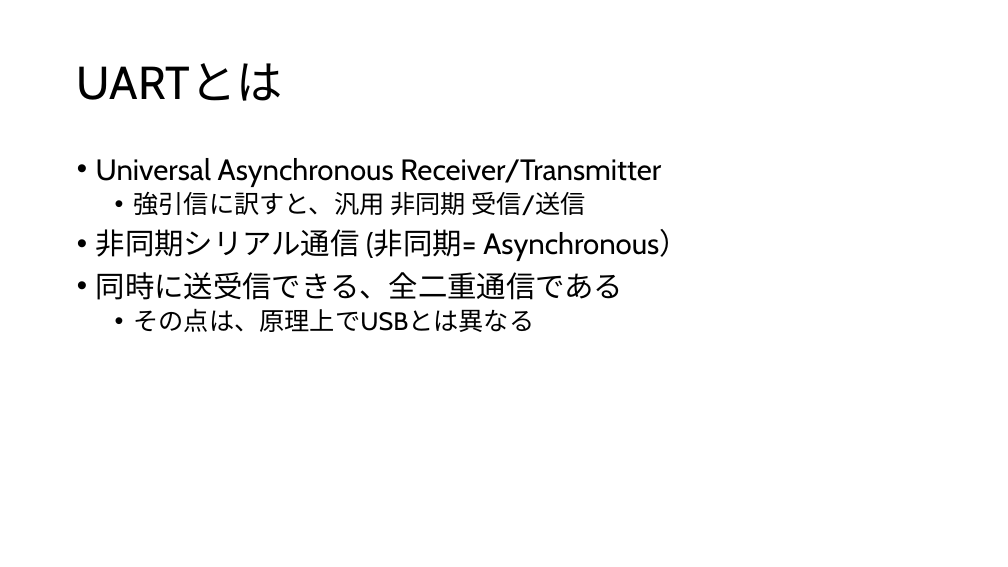
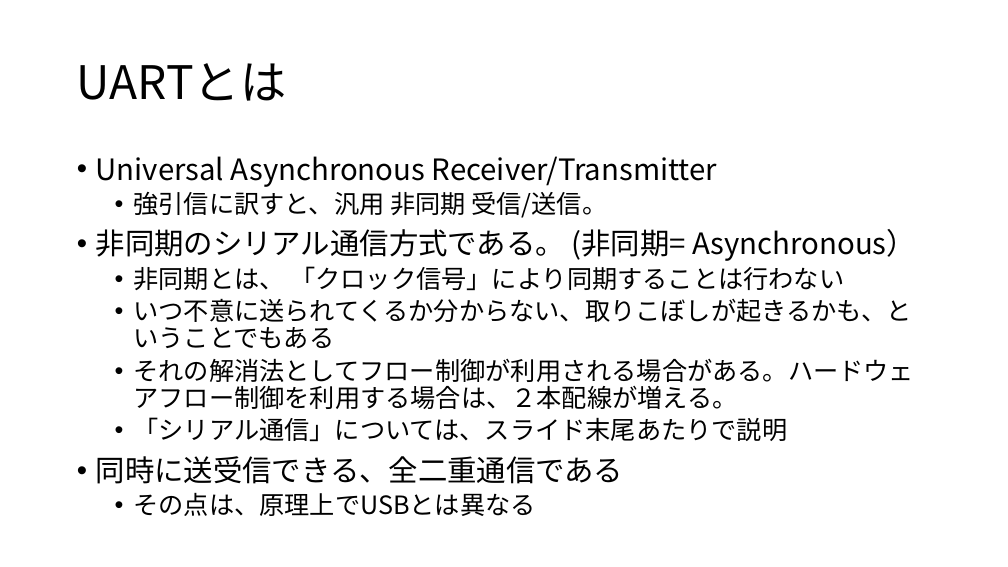
Before and after one commit to potechisakura/ren01, a slide deck: slide 3 of 01.pptx (slide 14 before the commit). Drawn at 1008x567 pixels with LibreOffice and Linux fonts; fonts in the diff are those of the drawing. Boxes give left, top, right and bottom in pixels: in the first picture for what was removed or moved away, otherwise in the second. Text is boxed around its words. In the diff, an @@ line names an element or a change of style, - is before the commit and + after.

```diff
--- a/01.pptx
+++ b/01.pptx
@@ title "UARTとは" at [77,63,286,101]: font Cabin to Noto Sans CJK JP @@
@@ text at [96,156,717,516]: font Cabin to Noto Sans CJK JP in "Universal Asynchronous Receiver/Transmitter", "同時に送受信できる、全二重通信である", "その点は、原理上でUSBとは異なる" @@
@@ text at [96,191,916,442]: text changed; size 28 to 24 pt; font Cabin to Noto Sans CJK JP @@
-  • 強引信に訳すと、汎用 非同期 受信/送信
-• 非同期シリアル通信 (非同期= Asynchronous）
+  • 強引信に訳すと、汎用 非同期 受信/送信。
+• 非同期のシリアル通信方式である。 (非同期= Asynchronous）
+  • 非同期とは、 「クロック信号」により同期することは行わない
+  • いつ不意に送られてくるか分からない、取りこぼしが起きるかも、ということでもある
+  • それの解消法としてフロー制御が利用される場合がある。ハードウェアフロー制御を利用する場合は、２本配線が増える。
+  • 「シリアル通信」については、スライド末尾あたりで説明
```
Also in this commit, not shown: 25 other slides changed, 3 slides added.
